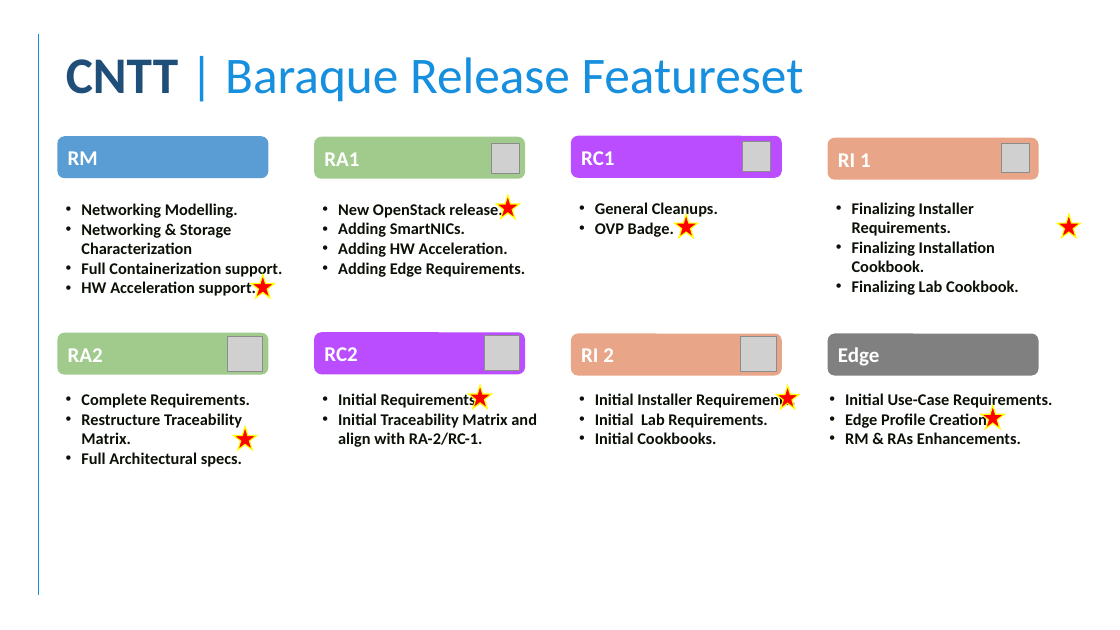
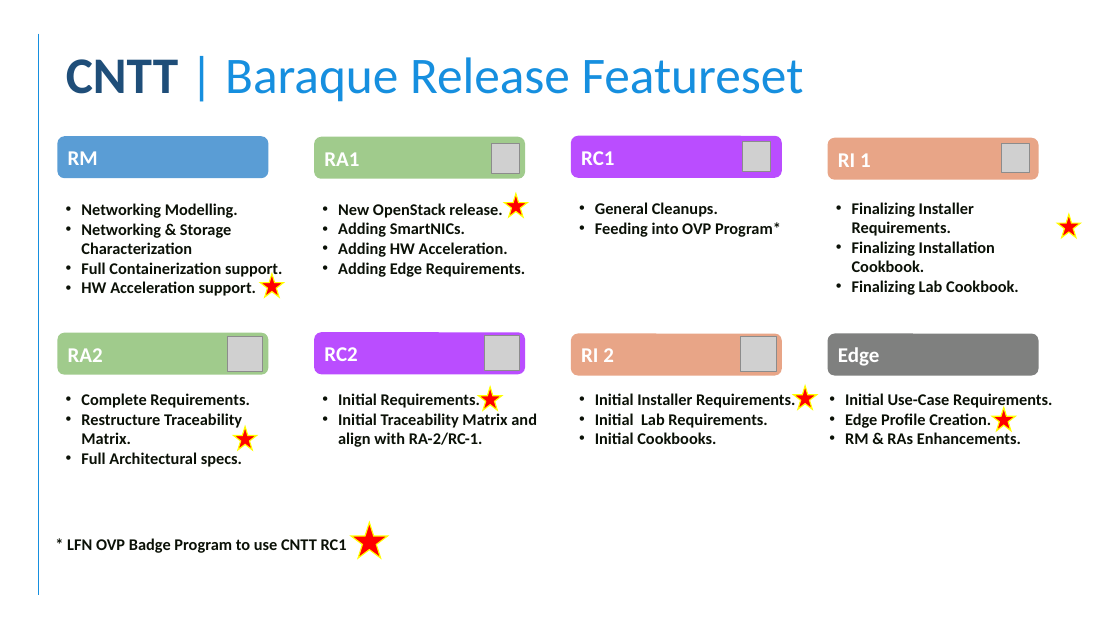
Before and after one commit to anuket-project/anuket-specifications, a slide deck: slide 1 of doc/common/figures/artefacts/baraque_release.pptx. Drawn at 1120x630 pixels with LibreOffice and Linux fonts; fonts in the diff are those of the drawing; grey boxes stand for pictures; background and template pictures are left out. Boxes give left, top, right and bottom in pixels: in the first picture for what was removed or moved away, otherwise in the second. Text is boxed around its words. In the diff, an @@ line names an element or a change of style, - is before the commit and + after.

Commit message:
fixed as per @collivier feedback

```diff
--- a/doc/common/figures/artefacts/baraque_release.pptx
+++ b/doc/common/figures/artefacts/baraque_release.pptx
@@ star: place and size @@
-star at <box>497,195,520,218</box>
+star at <box>504,194,528,218</box>
@@ text at <box>595,222,781,237</box>: text changed @@
-• OVP Badge.
+• Feeding into OVP Program*
@@ 3 stars: place and size @@
-3 stars at <box>251,275,1005,429</box>
+3 stars at <box>260,274,1016,431</box>
@@ star: place and size @@
-star at <box>776,386,800,409</box>
+star at <box>794,386,818,409</box>
@@ text added at <box>67,538,347,553</box>, 14 pt, text #0B1107, bold @@
+* LFN OVP Badge Program to use CNTT RC1
@@ star: place and size @@
-star at <box>675,214,698,238</box>
+star at <box>351,523,387,558</box>
```
